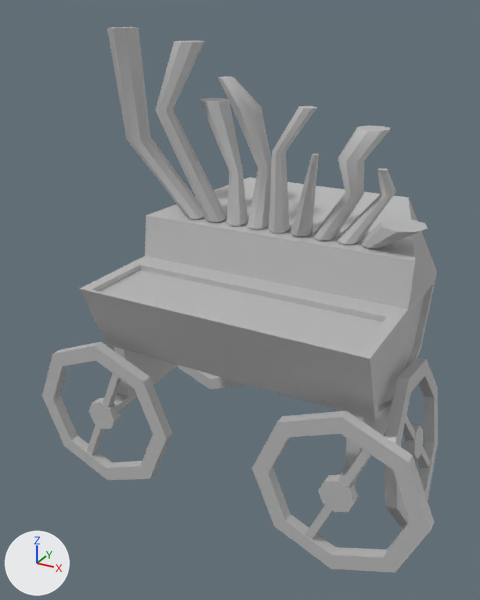
The FBX model SoteriaGame/Assets/Resources/Models/Environment/MusicDistrict/Props/Props_Music_Carriage_03.fbx as it was, and as the next commit left it.
Camera for both pictures: a 50 mm camera at (6.36, -12.69, 10.76) aimed at (-0.52, -0.18, 4.51). Arrows for +X, +Y and +Z are at lower left; the lights stay in place. Where no turn or scale is listed for an object, it has been applied to the vertices. Vertices at the same position are counted once.

Names of what the first picture shows: 'group19'.
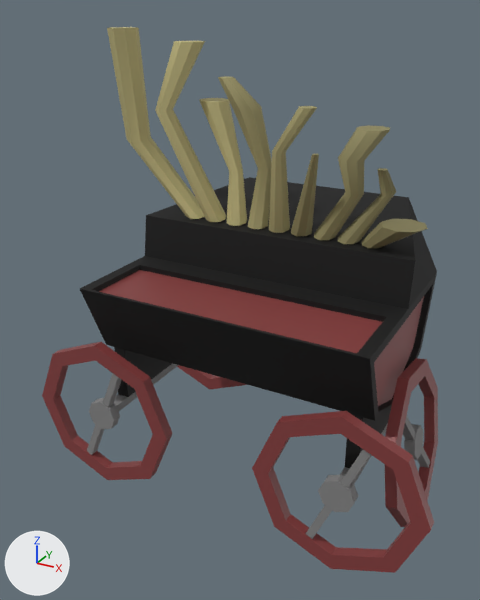
The change, as a list of edits to the scene's bpy script:
```text
Add mat_black1:
    mat_black1 = principled_material('black1')
    mat_black1.base_color = (0.0, 0.0, 0.0)  # black #000000
    mat_black1.roughness = 0.749
Add mat_silver1:
    mat_silver1 = principled_material('silver1')
    mat_silver1.base_color = (0.228, 0.228, 0.228)  # grey #838383
    mat_silver1.roughness = 0.749
Add mat_red1:
    mat_red1 = principled_material('red1')
    mat_red1.base_color = (0.235, 0.047, 0.047)  # brown #853d3d
Add mat_gold7:
    mat_gold7 = principled_material('gold7')
    mat_gold7.base_color = (0.271, 0.243, 0.108)  # yellow #8e875c
    mat_gold7.roughness = 0.749
Add mat_gold6:
    mat_gold6 = principled_material('gold6')
    mat_gold6.base_color = (0.343, 0.308, 0.137)  # yellow #9e9767
    mat_gold6.roughness = 0.749
Add mat_gold5:
    mat_gold5 = principled_material('gold5')
    mat_gold5.base_color = (0.514, 0.461, 0.206)  # beige #beb57d
    mat_gold5.roughness = 0.749
Add mat_gold8:
    mat_gold8 = principled_material('gold8')
    mat_gold8.base_color = (0.219, 0.196, 0.0876)  # yellow #817a54
    mat_gold8.roughness = 0.749
Change me_mesh:
    where me_mesh.from_pydata(...)  # 581 vertices, 555 faces; spans x -4.83..4.83, y -2.58..3.48, z 0.03..10.36
    used by ob_group19; location = (0.0, 0.0, 0.0)
    me_mesh part 1: 27 of the faces centred in x -3.35..-2.81, y -1.96..1.96, z 2.01..5.66 switch from mat_lambert1 (grey #bcbcbc) to mat_black1 (black #000000)
    me_mesh part 2: 27 of the faces centred in x 2.81..3.35, y -1.96..1.96, z 2.01..5.66 switch from mat_lambert1 (grey #bcbcbc) to mat_black1 (black #000000)
    me_mesh part 3: 12 of the faces centred in x 0.0, y -2.4..2.96, z 2.97..6.26 switch from mat_lambert1 (grey #bcbcbc) to mat_black1 (black #000000)
    me_mesh part 4: 68 of the faces centred in x -4.55..-1.36, y -2.58..2.55, z 0.31..4.36 switch from mat_lambert1 (grey #bcbcbc) to mat_red1 (brown #853d3d)
    me_mesh part 5: 60 of the faces centred in x 1.36..4.56, y -2.58..1.46, z 0.16..4.36 switch from mat_lambert1 (grey #bcbcbc) to mat_red1 (brown #853d3d)
    me_mesh part 6: 8 of the faces centred in x 3.69..4.1, y 0.89..1.78, z 0.47..1.64 switch from mat_lambert1 (grey #bcbcbc) to mat_red1 (brown #853d3d)
    me_mesh part 7: 1 of the faces centred in x 0.0, y -1.47, z 4.92 switch from mat_lambert1 (grey #bcbcbc) to mat_red1 (brown #853d3d)
    me_mesh part 8: 36 of the faces centred in x 2.81..3.99, y -0.52..0.65, z 1.11..2.58 switch from mat_lambert1 (grey #bcbcbc) to mat_silver1 (grey #838383)
    me_mesh part 9: 32 of the faces centred in x -3.37..-2.54, y -2.57..-2.34, z 1.08..2.74 switch from mat_lambert1 (grey #bcbcbc) to mat_silver1 (grey #838383)
    me_mesh part 10: 32 of the faces centred in x 2.54..3.38, y -2.57..-2.34, z 1.08..2.74 switch from mat_lambert1 (grey #bcbcbc) to mat_silver1 (grey #838383)
    me_mesh part 11: 4 of the faces centred in x -3.11..-2.82, y 0.0..0.02, z 1.81..2.01 switch from mat_lambert1 (grey #bcbcbc) to mat_silver1 (grey #838383)
    me_mesh part 12: 72 of the faces centred in x -3.98..-0.88, y -0.06..1.12, z 6.71..10.36 switch from mat_lambert1 (grey #bcbcbc) to mat_gold5 (beige #beb57d)
    me_mesh part 13: 56 of the faces centred in x -1.37..0.81, y 0.19..0.92, z 6.76..9.38 switch from mat_lambert1 (grey #bcbcbc) to mat_gold6 (yellow #9e9768)
    me_mesh part 14: 48 of the faces centred in x 0.8..2.26, y -0.24..0.98, z 6.65..8.51 switch from mat_lambert1 (grey #bcbcbc) to mat_gold7 (yellow #8e875d)
    me_mesh part 15: 40 of the faces centred in x 1.95..3.24, y 0.18..0.86, z 6.4..7.75 switch from mat_lambert1 (grey #bcbcbc) to mat_gold8 (yellow #817b54)
```

What differs and where, as boxes [x1, y1, x2, y2] in the pictures (480 x 600 px):
part 1 of me_mesh, recoloured (grey to black): [80, 257, 172, 397] in both
part 2 of me_mesh, recoloured (grey to black): [345, 200, 437, 468] in both
part 3 of me_mesh, recoloured (grey to black): [80, 177, 415, 421] in both
part 4 of me_mesh, recoloured (grey to brown): [42, 342, 247, 480] in both
part 5 of me_mesh, recoloured (grey to brown): [252, 297, 438, 573] in both
part 6 of me_mesh, recoloured (grey to brown): [419, 388, 438, 496] in both
part 7 of me_mesh, recoloured (grey to brown): [99, 270, 382, 353] in both
part 8 of me_mesh, recoloured: [340, 416, 430, 484] in both
part 9 of me_mesh, recoloured: [87, 373, 121, 455] in both
part 10 of me_mesh, recoloured: [306, 450, 371, 539] in both
part 11 of me_mesh, recoloured: [114, 363, 178, 412] in both
part 12 of me_mesh, recoloured (grey to yellow): [107, 27, 247, 226] in both
part 13 of me_mesh, recoloured (grey to yellow): [218, 76, 317, 233] in both
part 14 of me_mesh, recoloured (grey to yellow): [291, 126, 390, 240] in both
part 15 of me_mesh, recoloured (grey to yellow): [338, 168, 428, 248] in both
